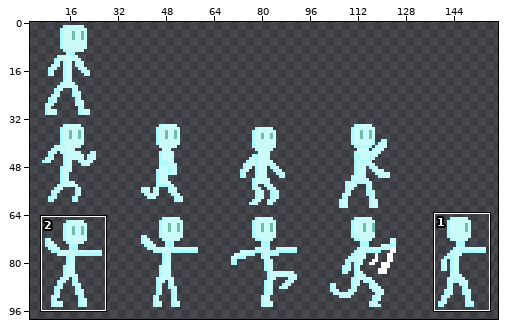
Two versions of one sprite sheet, Assets/Assets/CharacterSheet.png. The picture above shows the old version from afar; the outline marks the close-up.
Close-up. First the earlier version:
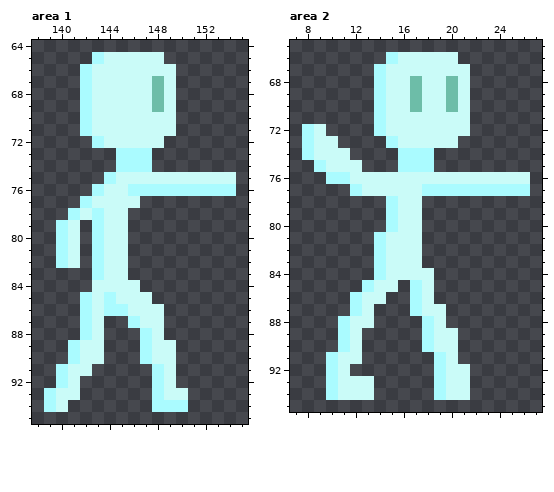
The file is 160x160 pixels. Shown: area 1: x 138..155, y 64..95; area 2: x 7..27, y 65..95. The wide view leaves out empty margins. The commit also changed other parts of the picture, which this record leaves out.
New version:
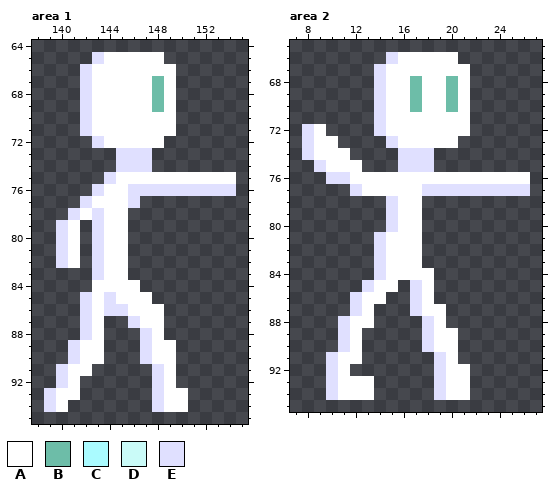
Palette (. is transparent): A #ffffff  B #6dbda8  C #aafbff  D #cafbf8  E #e0e0ff
From old to new:
Changed rows in their new state; - is an unchanged pixel.
Area 1:
first column x 139:
65 ----EAAAAA------
66 ---EAAAAAAA-----
67 ---EAAAAA-A-----
68 ---EAAAAA-A-----
69 ---EAAAAA-A-----
70 ---EAAAAAAA-----
71 ---EAAAAAAA-----
72 ----EAAAAA------
73 ------EEE-------
74 ------EEE-------
75 -----EAAAAAAAAAA
76 ----EAAEEEEEEEEE
77 ---EAAAE--------
78 --EAEAA---------
79 -EA-EAA---------
80 -EA-EAA---------
81 -EA-EAA---------
82 -EA-EAA---------
83 ----EAA---------
84 ----AAAA--------
85 ---EAEAAA-------
86 ---EAEEAAA------
87 ---EA--EAA------
88 ---EA---EA------
89 --EAA---EAA-----
90 --EAA---EAA-----
91 -EAA-----EA-----
92 -EA------EA-----
93 EAA------EAA----
94 EA-------EAA----
Area 2:
first column x 8:
66 -------EAAAAA------
67 ------EAAAAAAA-----
68 ------EAA-AA-A-----
69 ------EAA-AA-A-----
70 ------EAA-AA-A-----
71 ------EAAAAAAA-----
72 EA----EAAAAAAA-----
73 EAA----EAAAAA------
74 EAAA----EEE--------
75 -EAAA---EEE--------
76 --EEAAAAAAAAAAAAAAA
77 ----EAAAAAEEEEEEEEE
78 -------EAA---------
79 -------EAA---------
80 -------EAA---------
81 ------EAAA---------
82 ------EAAA---------
83 ------EAAA---------
84 ------EAAAA--------
85 -----EAA-EA--------
86 ----EAA--EA--------
87 ----EA---EAA-------
88 ---EAA----EA-------
89 ---EA-----EAA------
90 ---EA-----EAA------
91 --EAA------EA------
92 --EA-------EAA-----
93 --EAAA-----EAA-----
94 --EAAA-----EAA-----
